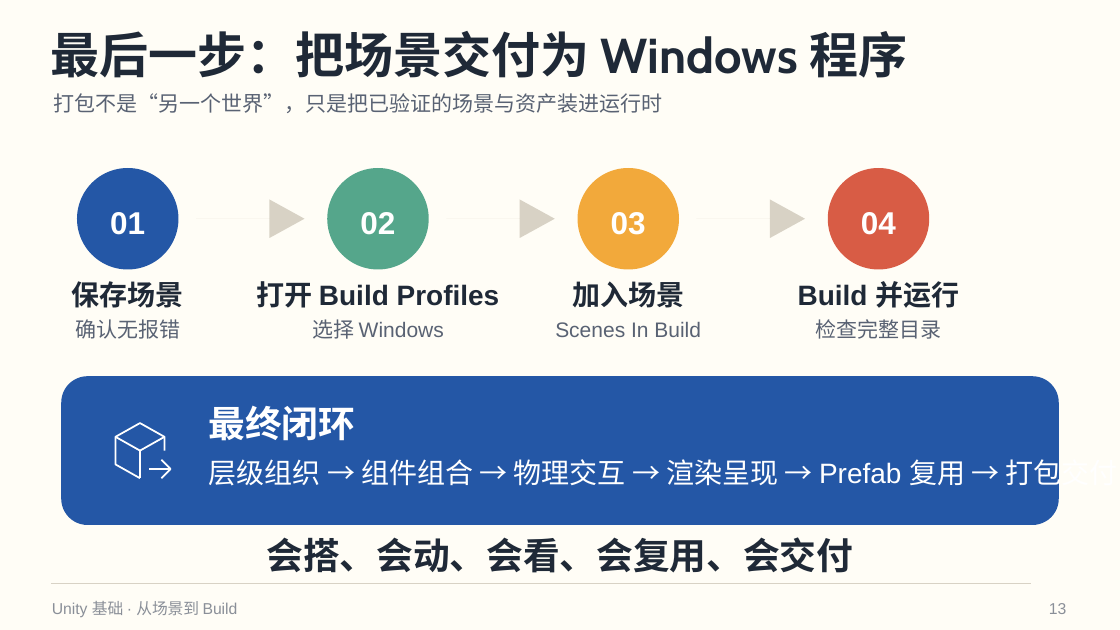
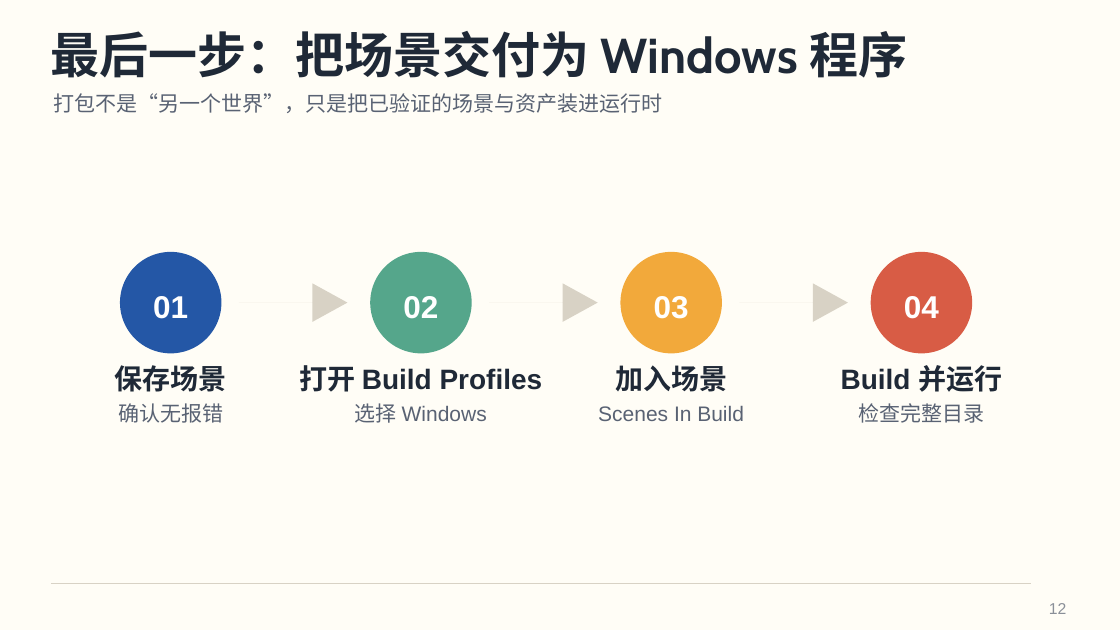
Before and after one commit to hakadao-max/Building, a slide deck: slide 12 of pdf/03_Unity基础_场景组件与打包.pptx (slide 13 before the commit). Drawn at 1120x630 pixels with LibreOffice and Linux fonts; fonts in the diff are those of the drawing. Boxes give left, top, right and bottom in pixels: in the first picture for what was removed or moved away, otherwise in the second. Text is boxed around its words. In the diff, an @@ line names an element or a change of style, - is before the commit and + after.

```diff
--- a/pdf/03_Unity基础_场景组件与打包.pptx
+++ b/pdf/03_Unity基础_场景组件与打包.pptx
@@ 10 texts, 4 ellipses, 2 freeform shapes: place and size @@
-10 texts, 4 ellipses, 2 freeform shapes at bbox=[72, 168, 959, 339]
+10 texts, 4 ellipses, 2 freeform shapes at bbox=[115, 252, 1002, 423]
@@ 2 texts, 1 freeform shape: place and size @@
-2 texts, 1 freeform shape at bbox=[110, 200, 805, 308]
+2 texts, 1 freeform shape at bbox=[153, 283, 848, 392]
@@ group removed at bbox=[61, 376, 1118, 525]: 6 freeform shapes, 2 texts, 1 rounded rectangle @@
-最终闭环
-层级组织 → 组件组合 → 物理交互 → 渲染呈现 → Prefab 复用 → 打包交付
@@ text removed at bbox=[267, 537, 854, 573] @@
-会搭、会动、会看、会复用、会交付
@@ text removed at bbox=[52, 601, 238, 617] @@
-Unity 基础 · 从场景到 Build
@@ page number at bbox=[1049, 603, 1066, 614]: text changed @@
-13
+12
```
Also in this commit, not shown: 11 other slides changed, 1 slide removed, 11 other files.
